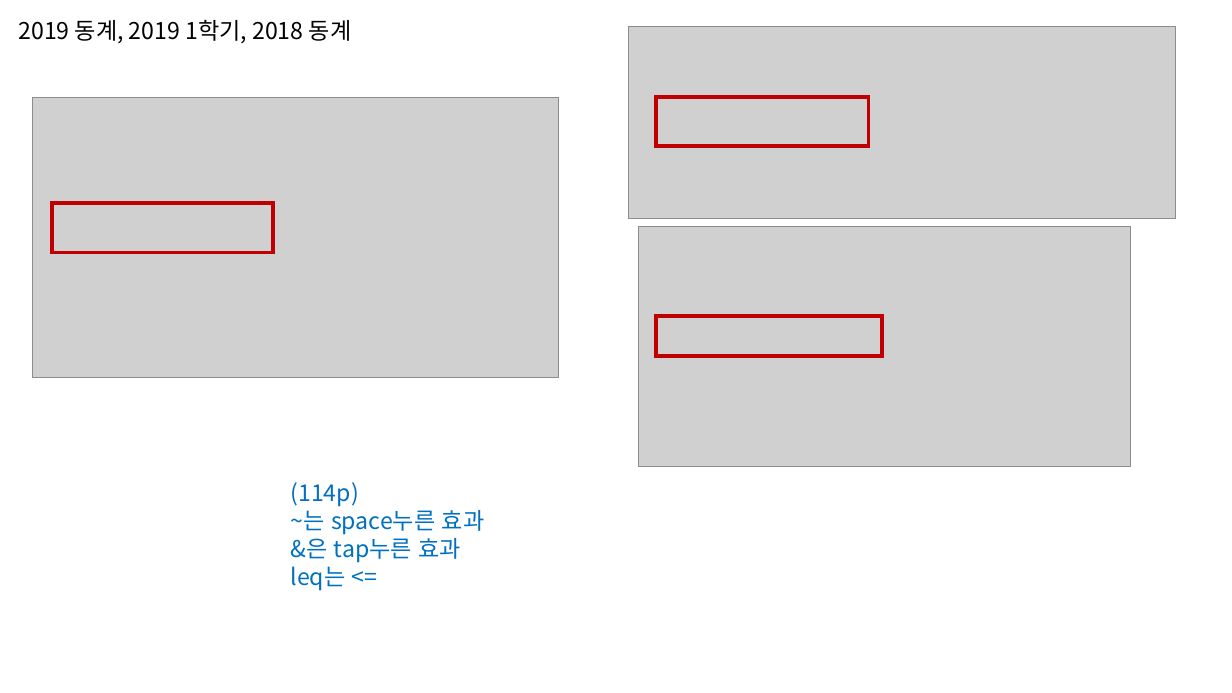
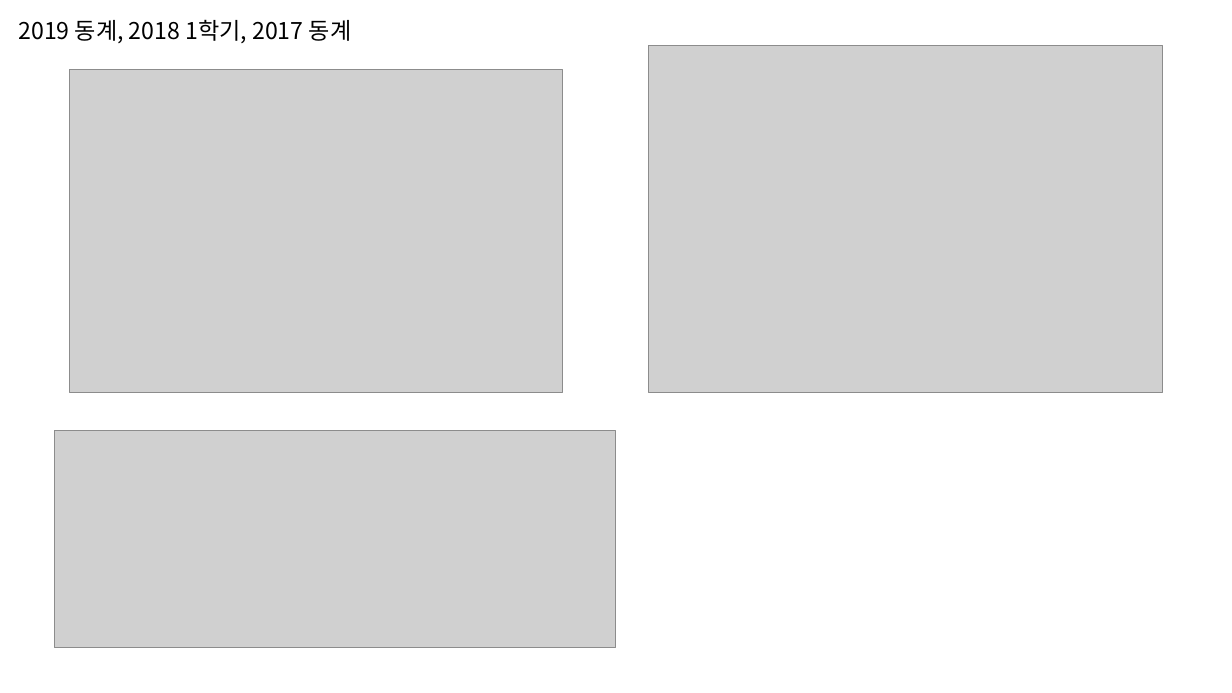
Before and after one commit to kukaro/Introduction-Data-Processing, a slide deck: slide 7 of sample-question/5장 – 문서 작성.pptx. Drawn at 1232x693 pixels with LibreOffice and Linux fonts; fonts in the diff are those of the drawing; grey boxes stand for pictures. Boxes give left, top, right and bottom in pixels: in the first picture for what was removed or moved away, otherwise in the second. Text is boxed around its words. In the diff, an @@ line names an element or a change of style, - is before the commit and + after.

```diff
--- a/sample-question/5장 – 문서 작성.pptx
+++ b/sample-question/5장 – 문서 작성.pptx
@@ text at (18, 19, 352, 43): text changed @@
-2019 동계, 2019 1학기, 2018 동계
+2019 동계, 2018 1학기, 2017 동계
@@ picture removed at (628, 26, 1176, 218) @@
@@ picture added at (649, 45, 1164, 392) @@
@@ picture: place and size @@
-picture at (32, 97, 558, 377)
+picture at (69, 69, 563, 392)
@@ rectangle removed at (656, 97, 869, 146) @@
@@ rectangle removed at (52, 203, 273, 252) @@
@@ picture removed at (639, 226, 1131, 467) @@
@@ rectangle removed at (656, 316, 882, 357) @@
@@ picture added at (55, 431, 616, 648) @@
@@ text removed at (291, 482, 485, 590) @@
-(114p)
-~는 space누른 효과
-&은 tap누른 효과
-leq는 <=
```
Also in this commit, not shown: 4 other slides changed, 10 slides added, 4 slides removed, 1 other file.
